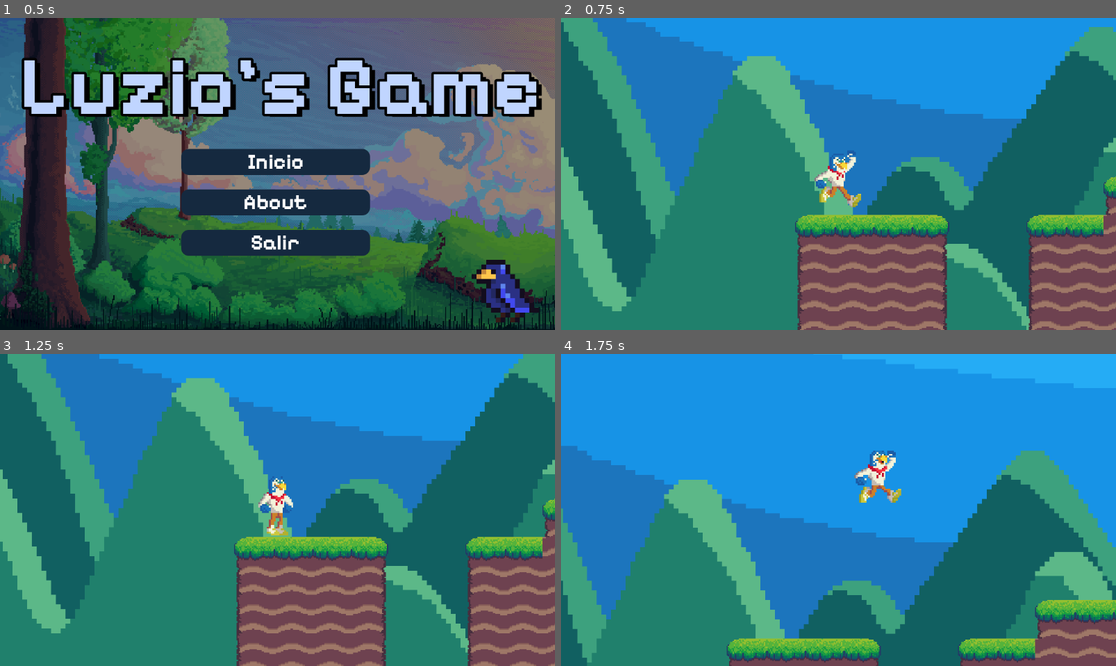
Above: before the commit, frames 1-4 (two rows, left to right).
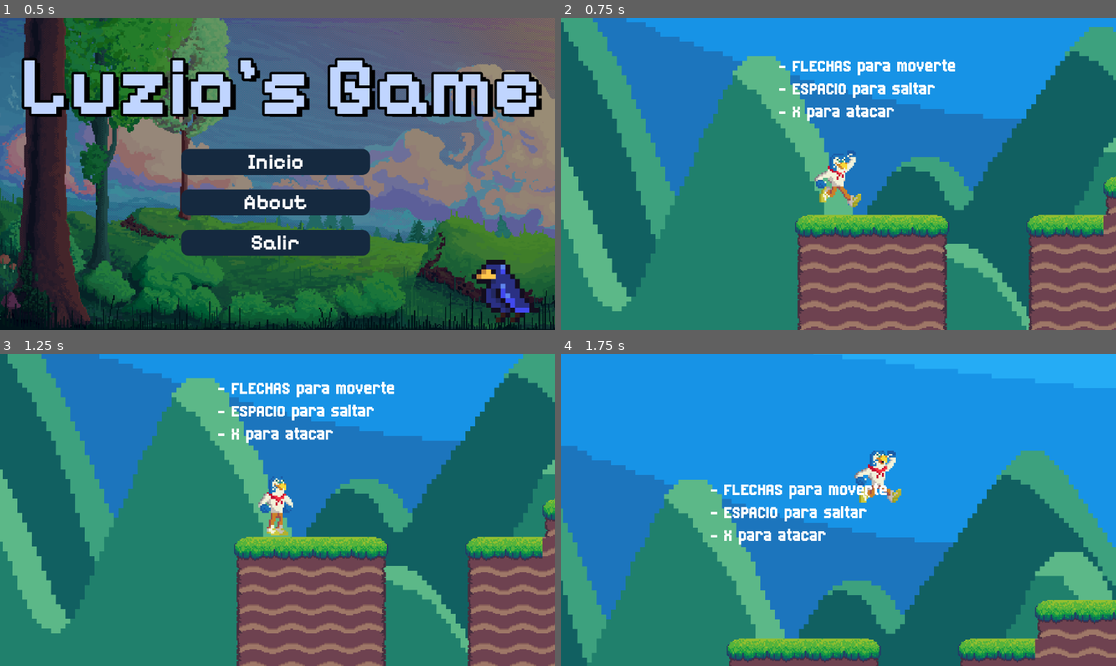
Above: after the commit, the same moments.

Repository: FerociousFuture/Luzios_Game_Godot
Game: Godot game, scene res://Scenes/main_menu.tscn
Two runs of this game, one before a commit and one after it. Both use one fixed random seed, a clock stepped at 60 frames per second and the inputs below. The engine's default icon, where the game draws it, is replaced by a stand-in: a white triangle on a blue panel in a dark square.
Inputs:
- Up to frame 1 (0.5 s): no input
- Up to frame 2 (0.75 s): click "Inicio" at 0.5 s
- Up to frame 3 (1.25 s): no input
- Up to frame 4 (1.75 s): tap Enter (ui_accept) at 1.25, 1.52 s; hold Right (ui_right) from 1.28 s (still down); tap X (Atacar) at 1.35 s

Frame 1 is identical in both runs. In frame 2, 1.6% of the frame differs, in the area x 39-72%, y 13-34%; in frame 3, 1.6%, in the area x 39-72%, y 8-29%; in frame 4, 1.6%.

Commit message:
Letras...

Diff:
--- a/Scenes/Main.tscn
+++ b/Scenes/Main.tscn
@@ -7,6 +7,7 @@
 [ext_resource type="Texture2D" uid="uid://cef1oshfkf6sq" path="res://Assets/Arbol.png" id="4_6m7sm"]
 [ext_resource type="Texture2D" uid="uid://br80rces4fk40" path="res://Assets/Fondo.png" id="4_x0nns"]
 [ext_resource type="Texture2D" uid="uid://dvxkrjblpvd48" path="res://Assets/Arbusto.png" id="5_od0st"]
+[ext_resource type="FontFile" uid="uid://bwxygnj4ska3o" path="res://Sprites/OtraFuenteBonita/Born2bSportyV10.ttf" id="8_e3xbt"]
 
 [sub_resource type="TileSetAtlasSource" id="TileSetAtlasSource_rgojc"]
 texture = ExtResource("4_x0nns")
@@ -337,4 +338,16 @@
 [node name="Marker2D" type="Marker2D" parent="."]
 position = Vector2(196, 379)
 
+[node name="Label" type="Label" parent="."]
+texture_filter = 5
+offset_left = 146.0
+offset_top = 285.0
+offset_right = 313.0
+offset_bottom = 339.0
+theme_override_fonts/font = ExtResource("8_e3xbt")
+theme_override_font_sizes/font_size = 16
+text = "- FLECHAS para moverte
+- ESPACIO para saltar
+- X para atacar"
+
 [connection signal="body_entered" from="DeathBox" to="." method="_on_death_box_body_entered"]
Not shown: 1 places in Scenes/Main.tscn that only renumber resources
Binary file added: Sprites/OtraFuenteBonita/Born2bSportyV10.ttf
Not shown, added: Sprites/OtraFuenteBonita/Born2bSportyV10.ttf.import
Binary file added: Sprites/OtraFuenteBonita/PixelifySans-VariableFont_wght.ttf
Not shown, added: Sprites/OtraFuenteBonita/PixelifySans-VariableFont_wght.ttf.import
Binary file added: Sprites/OtraFuenteBonita/pixil-frame-0.png
Not shown, changed: Sprites/OtraFuenteBonita/pixil-frame-0.png.import
Binary file removed: Sprites/run-1.png
Not shown, removed: Sprites/run-1.png.import
Binary file removed: Sprites/run-2.png
Binary file removed: Sprites/run-3.png
Not shown, removed: Sprites/run-3.png.import
(and 10 more such lines)
